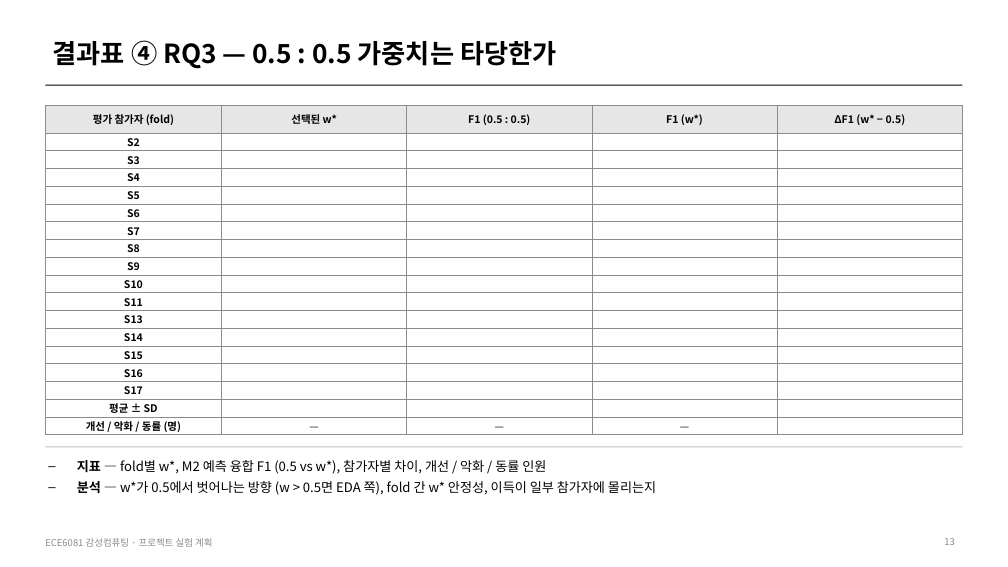
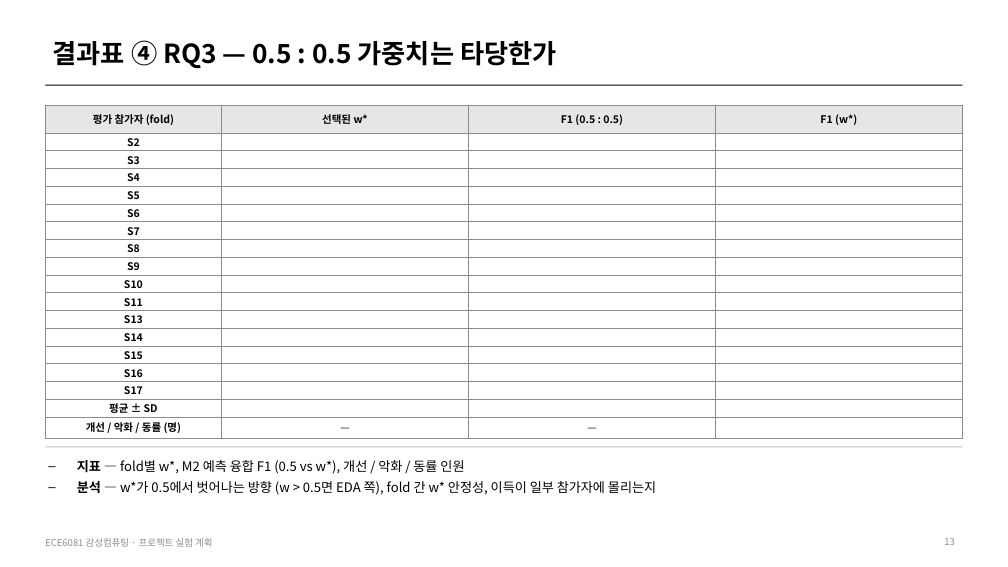
Before and after one commit to HuiJongJung/ece6081-affective-computing, a slide deck: slide 13 of docs/experiment_plan.pptx. Drawn at 1008x567 pixels with LibreOffice and Linux fonts; fonts in the diff are those of the drawing. Boxes give left, top, right and bottom in pixels: in the first picture for what was removed or moved away, otherwise in the second. Text is boxed around its words. In the diff, an @@ line names an element or a change of style, - is before the commit and + after.

Commit message:
Drop redundant delta columns from RQ1, RQ3 and RQ4 result tables

```diff
--- a/docs/experiment_plan.pptx
+++ b/docs/experiment_plan.pptx
@@ table at (x1=45, y1=106, x2=963, y2=439) @@
-column 4: F1 (w*) |  |  |  |  |  |  |  |  |  |  |  |  |  |  |  |  | —
-column 5: ΔF1 (w* − 0.5) |  |  |  |  |  |  |  |  |  |  |  |  |  |  |  |  | 
+column 4: F1 (w*) |  |  |  |  |  |  |  |  |  |  |  |  |  |  |  |  | 
@@ text at (x1=77, y1=460, x2=464, y2=474): text changed @@
-– 지표 — fold별 w*, M2 예측 융합 F1 (0.5 vs w*), 참가자별 차이, 개선 / 악화 / 동률 인원
+– 지표 — fold별 w*, M2 예측 융합 F1 (0.5 vs w*), 개선 / 악화 / 동률 인원
```
Also in this commit, not shown: 2 other slides changed.
